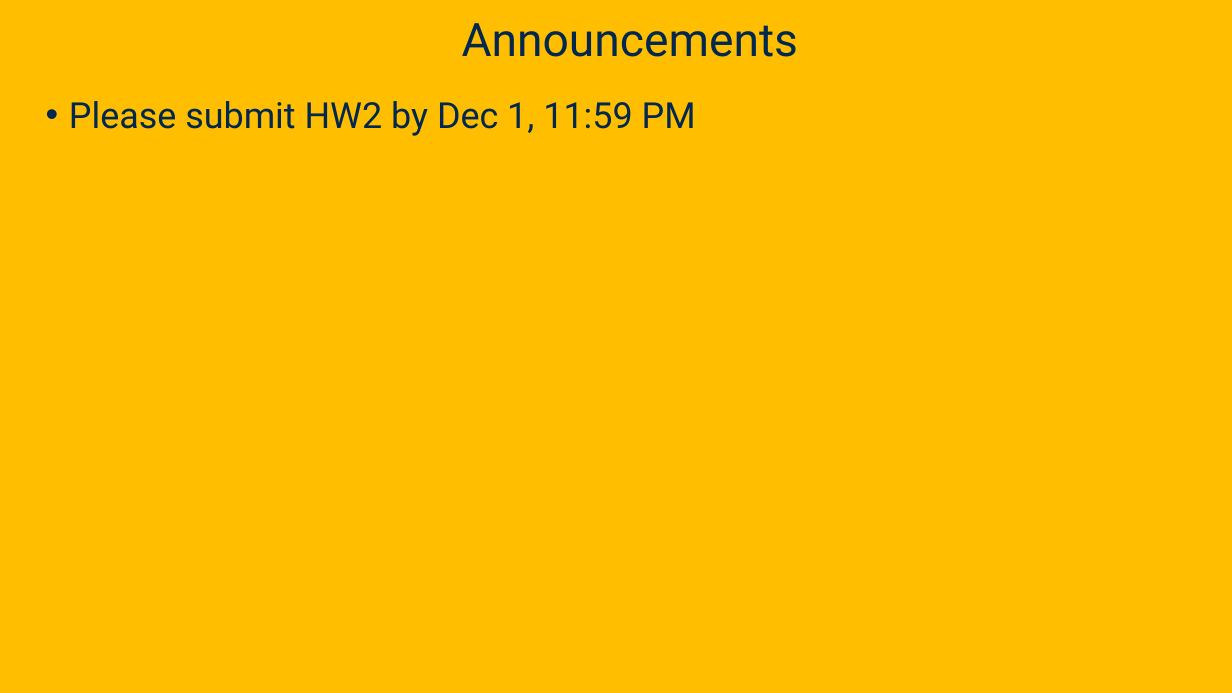
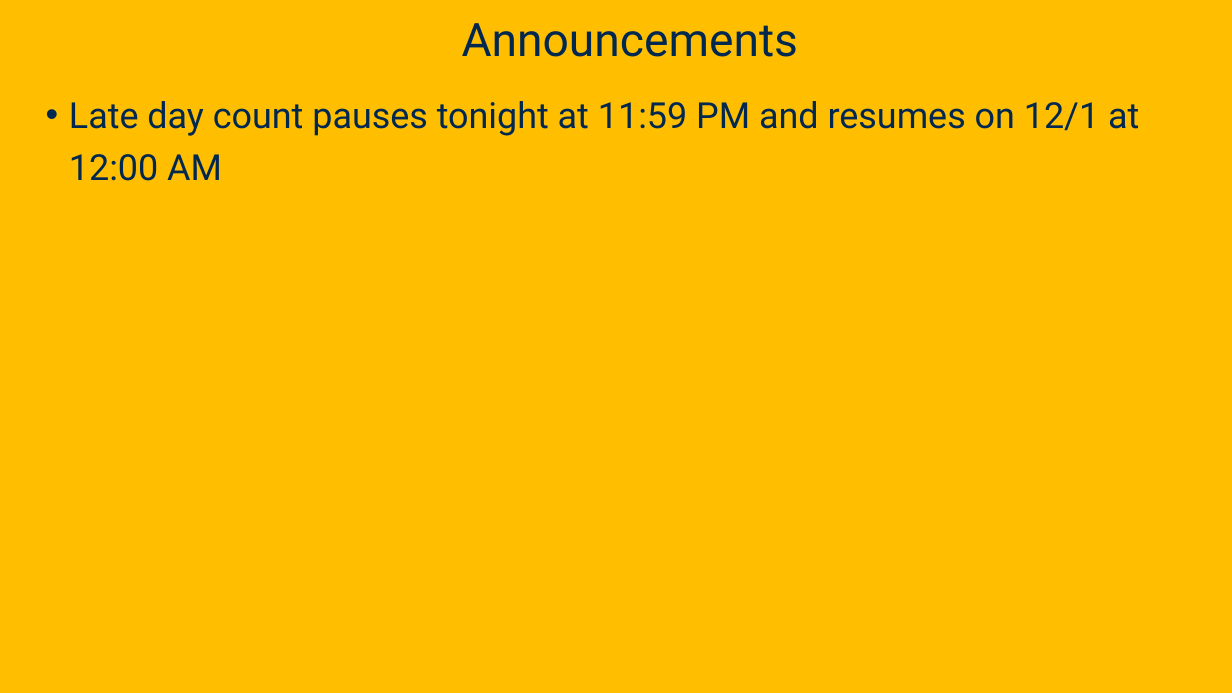
Before and after one commit to davsec-teaching/ecs160-f25, a slide deck: slide 42 of slides/8_design_patterns.pptx. Drawn at 1232x693 pixels with LibreOffice and Linux fonts; fonts in the diff are those of the drawing; background and template pictures are left out. Boxes give left, top, right and bottom in pixels: in the first picture for what was removed or moved away, otherwise in the second. Text is boxed around its words. In the diff, an @@ line names an element or a change of style, - is before the commit and + after.

Commit message:
clarify late day

```diff
--- a/slides/8_design_patterns.pptx
+++ b/slides/8_design_patterns.pptx
@@ text at (69, 101, 1139, 181): text changed @@
-• Please submit HW2 by Dec 1, 11:59 PM
+• Late day count pauses tonight at 11:59 PM and resumes on 12/1 at 12:00 AM
```
